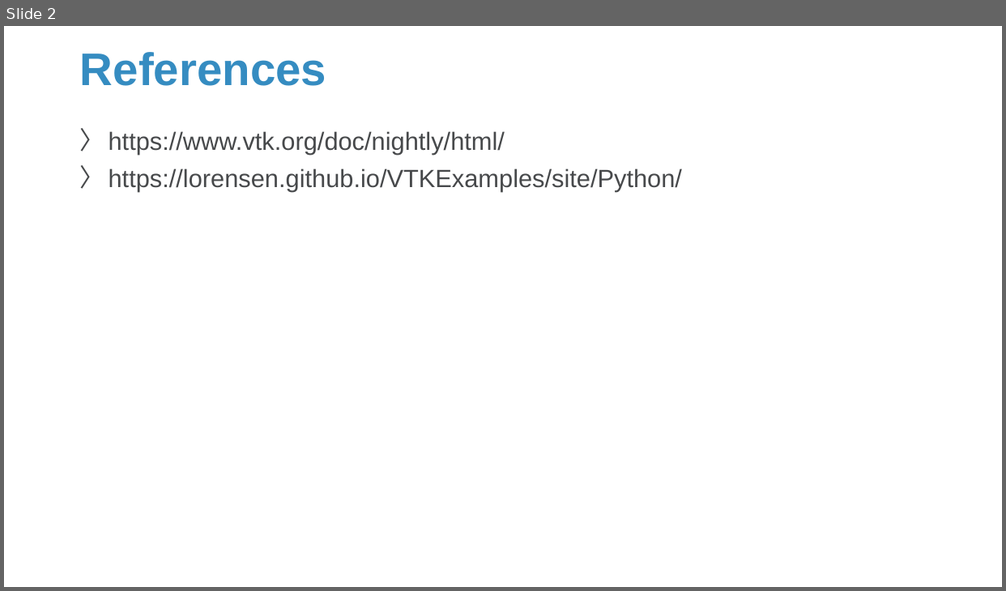
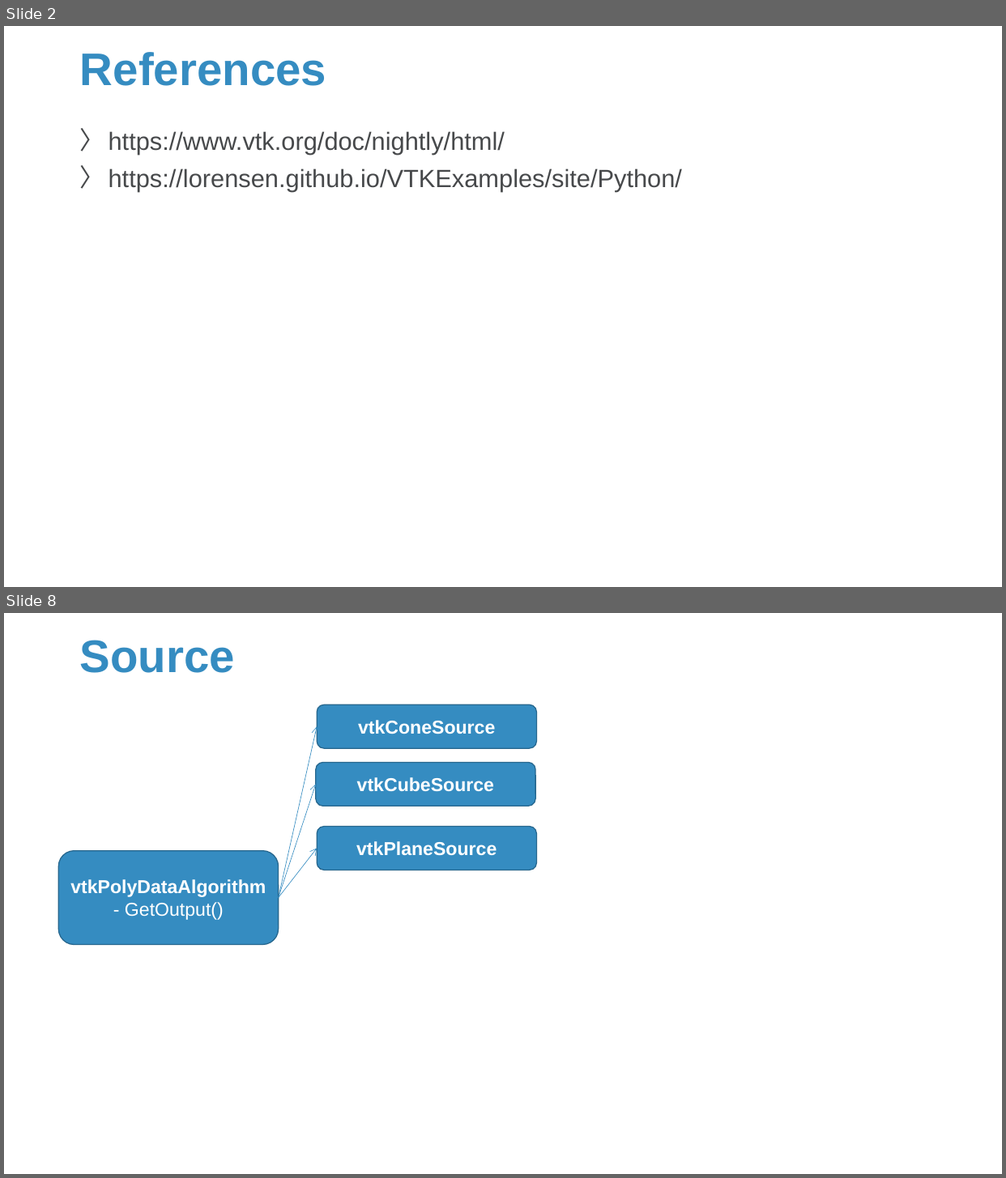
Before and after one commit to Sparks-Lu/TechNotes, a slide deck: 3D/VTK-Notes.pptx. Shown one above the other, each under a label of ours: slide 2 before the commit, slides 2 and 8 after it; the slides between them are not shown. The pictures are 1006x591 and 1006x1178 pixels, drawn with LibreOffice and Linux fonts; fonts in the diff are those of the drawing; background and template pictures are left out. Boxes give left, top, right and bottom in pixels: in the first picture for what was removed or moved away, otherwise in the second. Text is boxed around its words. In the diff, an @@ line names an element or a change of style, - is before the commit and + after.

```diff
--- a/3D/VTK-Notes.pptx
+++ b/3D/VTK-Notes.pptx
@@ slide 8 added at [4,613,1002,1174], background picture (left out) @@
@@ title added at [80,640,235,673], 44 pt, text #358CC1, bold @@
+Source
@@ rounded rectangle added at [317,705,537,748], fill #358CC1, outline #27688F 1 pt, 18 pt, text #FFFFFF, bold @@
+vtkConeSource
@@ arrow added from (279, 898) to (317, 726), #358CC1 0.5 pt @@
@@ rounded rectangle added at [315,763,535,806], fill #358CC1, outline #27688F 1 pt, 18 pt, text #FFFFFF, bold @@
+vtkCubeSource
@@ arrow added from (279, 898) to (315, 785), #358CC1 0.5 pt @@
@@ rounded rectangle added at [317,826,537,870], fill #358CC1, outline #27688F 1 pt, 18 pt, text #FFFFFF, bold @@
+vtkPlaneSource
@@ rounded rectangle added at [58,851,279,944], fill #358CC1, outline #27688F 1 pt, 18 pt, text #FFFFFF, bold @@
+vtkPolyDataAlgorithm
+- GetOutput()
@@ arrow added from (279, 898) to (317, 848), #358CC1 0.5 pt @@
```
Also in this commit, not shown: 1 slide changed, 13 other slides added, 13 other files.
